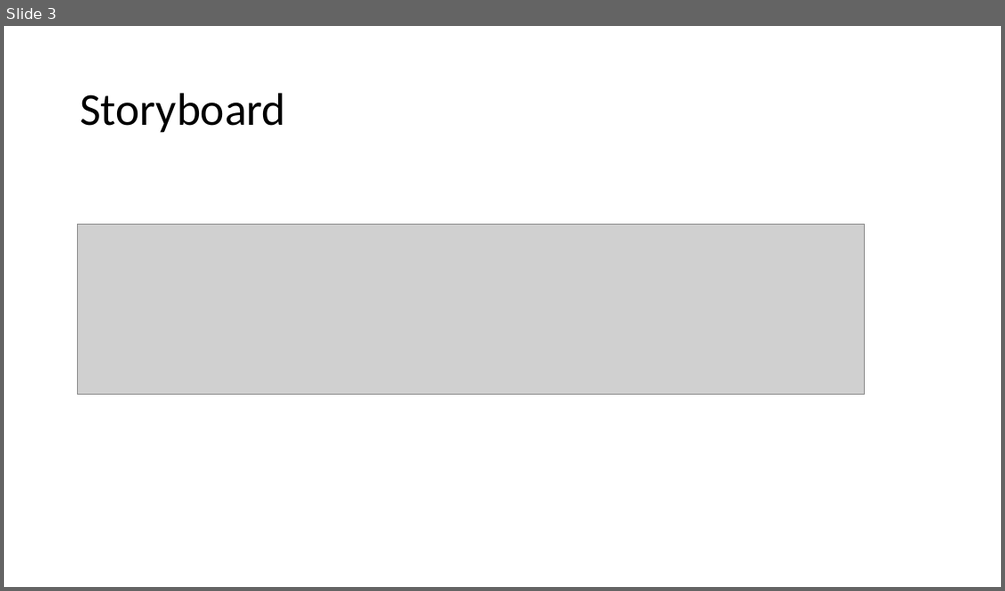
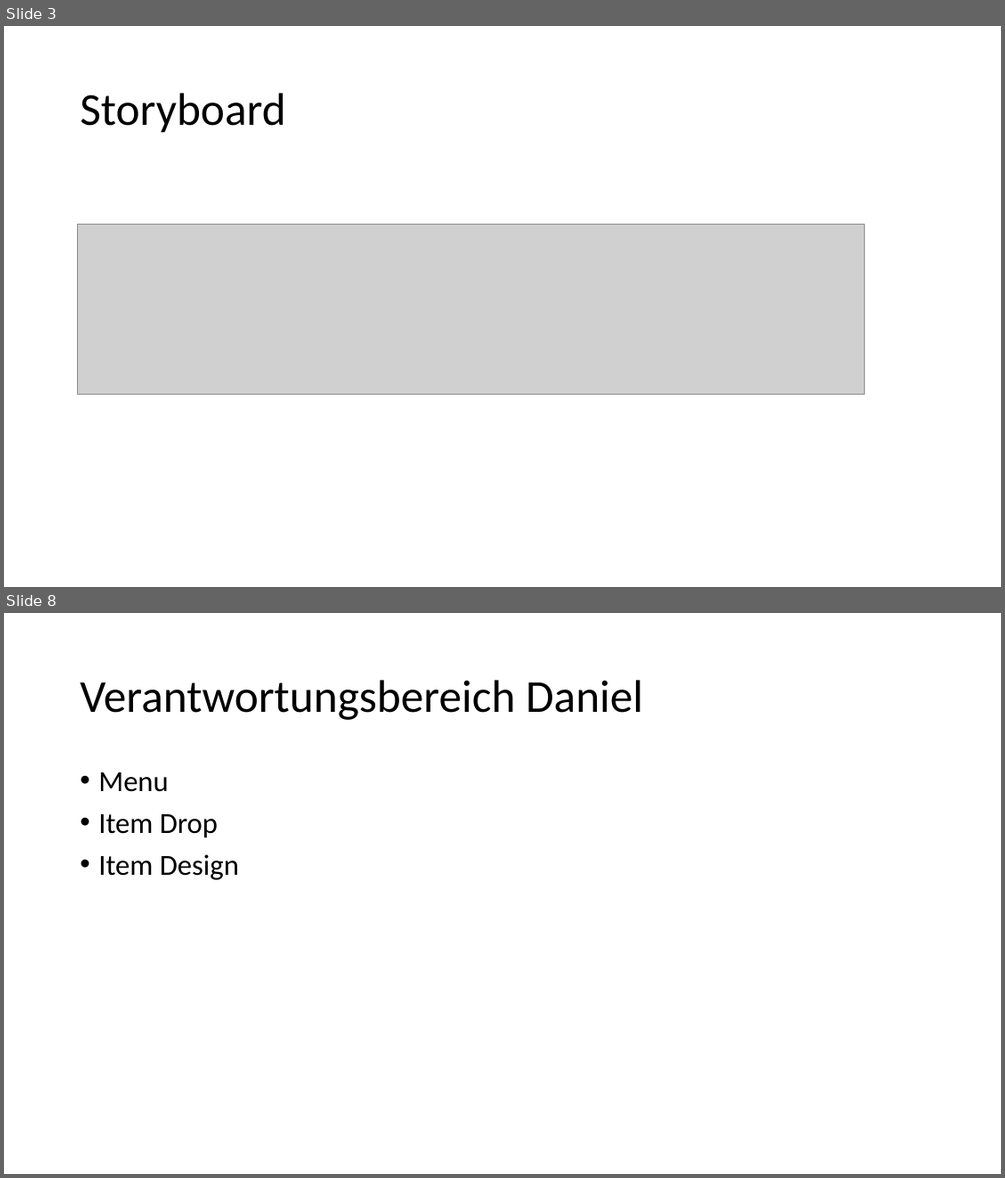
Before and after one commit to nielsq/CreativeNonSense, a slide deck: 12-Skymensions-JanzenQuanzJonetzko.pptx. Shown one above the other, each under a label of ours: slide 3 before the commit, slides 3 and 8 after it; the slides between them are not shown. The pictures are 1005x591 and 1005x1178 pixels, drawn with LibreOffice and Linux fonts; fonts in the diff are those of the drawing; grey boxes stand for pictures. Boxes give left, top, right and bottom in pixels: in the first picture for what was removed or moved away, otherwise in the second. Text is boxed around its words. In the diff, an @@ line names an element or a change of style, - is before the commit and + after.

```diff
--- a/12-Skymensions-JanzenQuanzJonetzko.pptx
+++ b/12-Skymensions-JanzenQuanzJonetzko.pptx
@@ slide 8 added at (4,613,1001,1174), background #FFFFFF @@
@@ title added at (80,680,643,720), 44 pt, text #000000 @@
+Verantwortungsbereich Daniel
@@ text added at (98,772,239,880), 28 pt, text #000000 @@
+• Menu
+• Item Drop
+• Item Design
```
Also in this commit, not shown: 1 slide changed, 4 other slides added, 3 slides removed, 3 other files.
